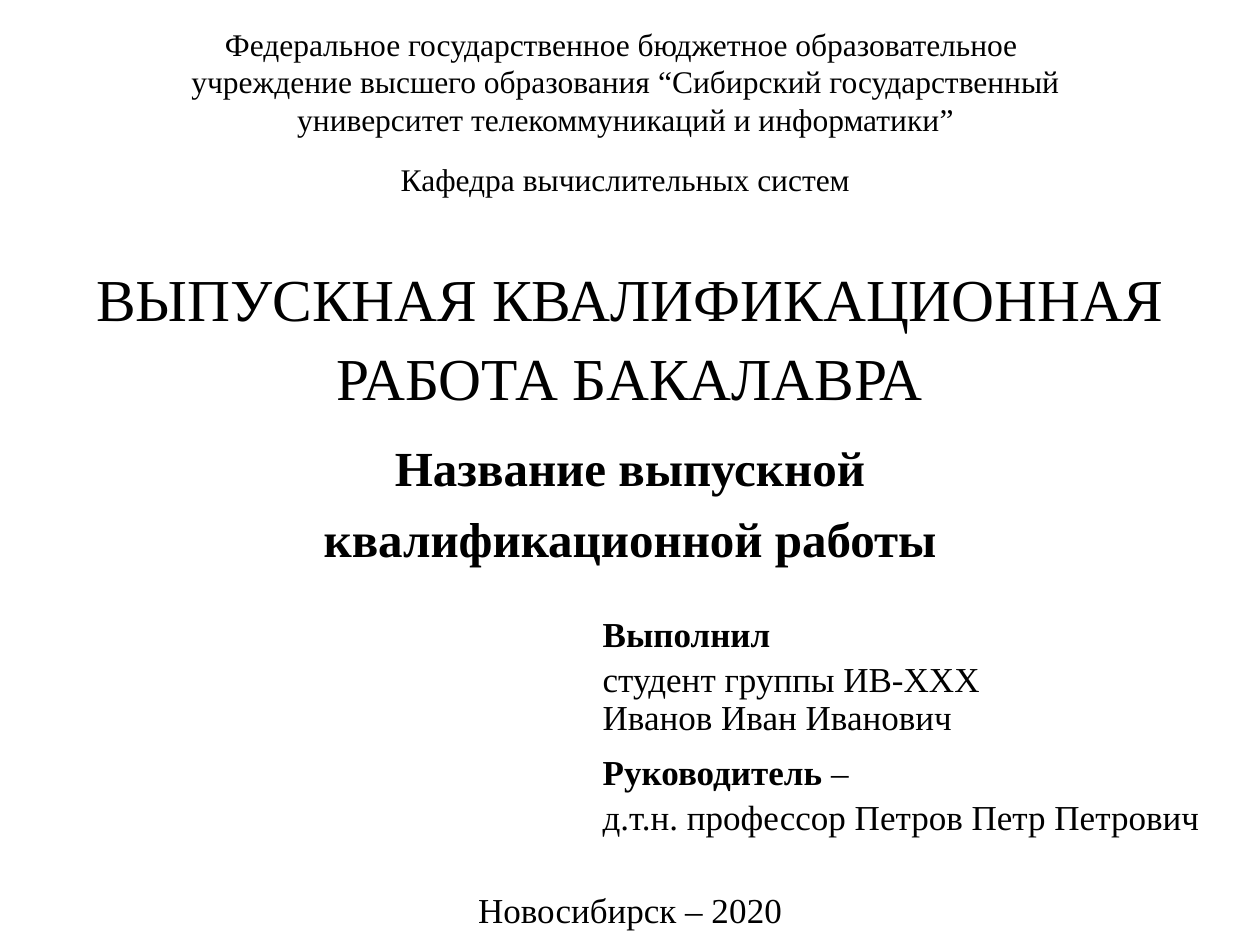
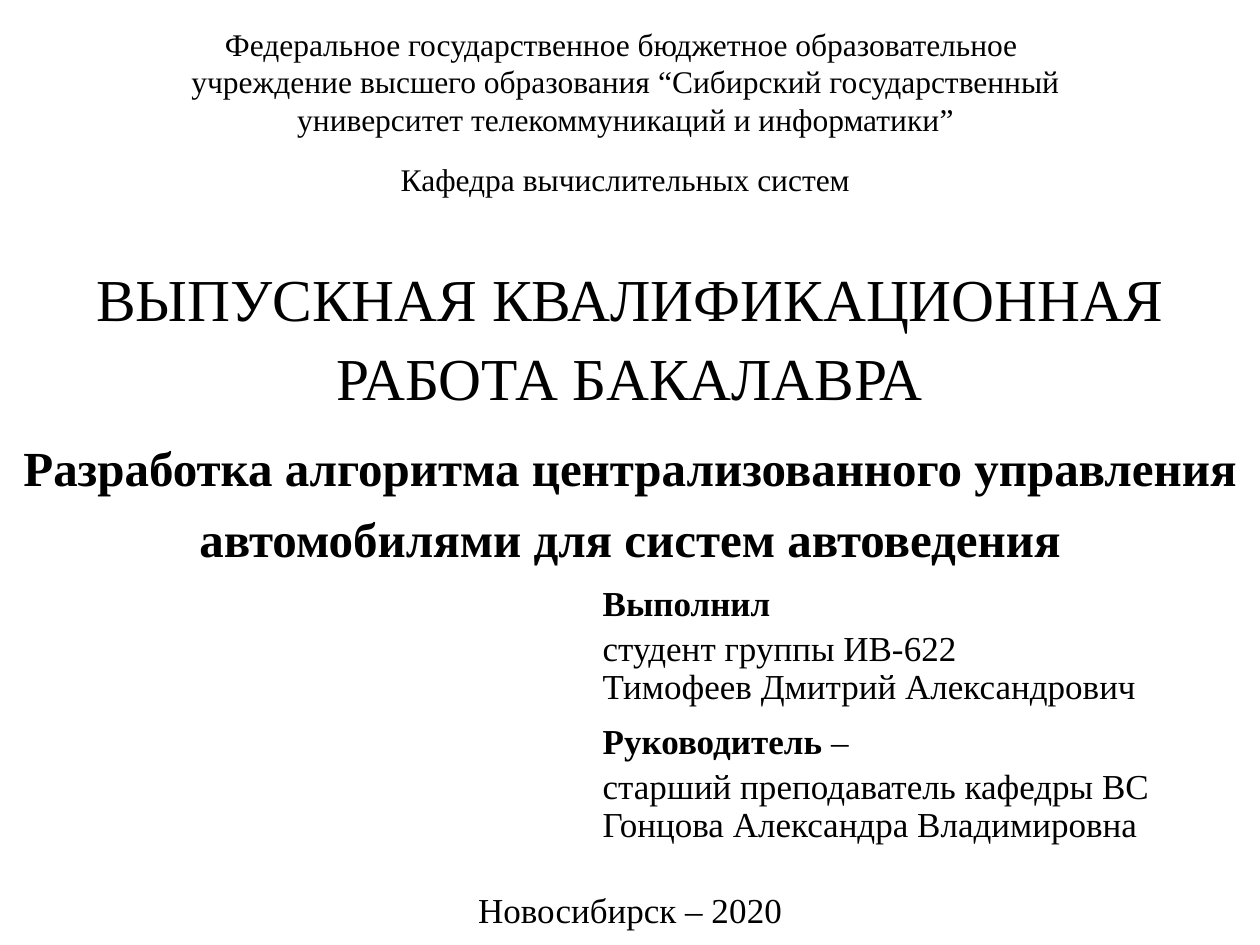
Before and after one commit to GeorgiaFrankinStain/Centralized_Control_of_Autopilots_diploma, a slide deck: slide 1 of _legal_documentation/преддипломная практика/TimofeevDA.pptx. Drawn at 1260x945 pixels with LibreOffice and Linux fonts; fonts in the diff are those of the drawing; background and template pictures are left out. Boxes give left, top, right and bottom in pixels: in the first picture for what was removed or moved away, otherwise in the second. Text is boxed around its words. In the diff, an @@ line names an element or a change of style, - is before the commit and + after.

```diff
--- a/_legal_documentation/преддипломная практика/TimofeevDA.pptx
+++ b/_legal_documentation/преддипломная практика/TimofeevDA.pptx
@@ text at (x1=23, y1=451, x2=1236, y2=566): text changed @@
-Название выпускной
-квалификационной работы
+Разработка алгоритма централизованного управления автомобилями для систем автоведения
@@ text "Выполнил" moved from (x1=603, y1=624, x2=1199, y2=837) to (x1=603, y1=593, x2=1149, y2=844) @@
@@ text at (x1=603, y1=637, x2=1135, y2=706): text changed @@
-студент группы ИВ-ХХХ
-Иванов Иван Иванович
+студент группы ИВ-622
+Тимофеев Дмитрий Александрович
@@ text at (x1=603, y1=774, x2=1149, y2=844): text changed @@
-д.т.н. профессор Петров Петр Петрович
+старший преподаватель кафедры ВС Гонцова Александра Владимировна
```
Also in this commit, not shown: 3 other slides changed, 6 slides added, 1 slide removed, 27 other files.
